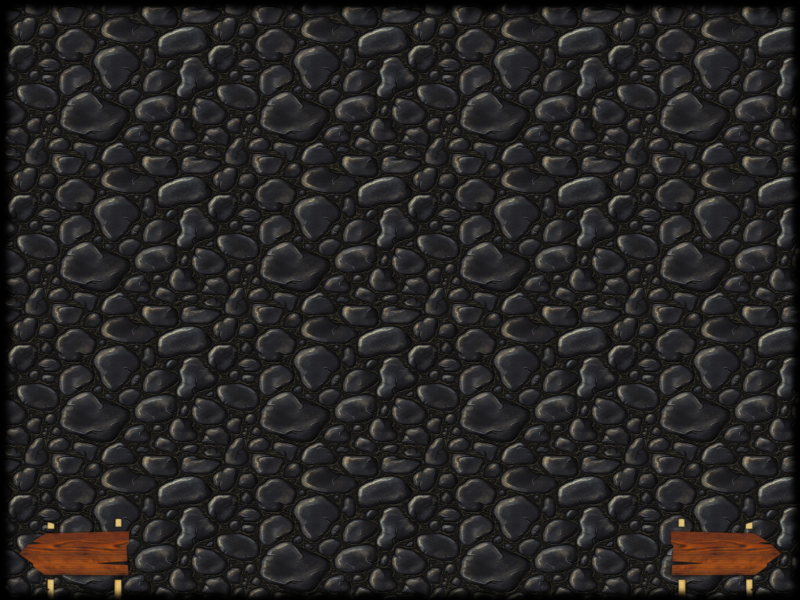
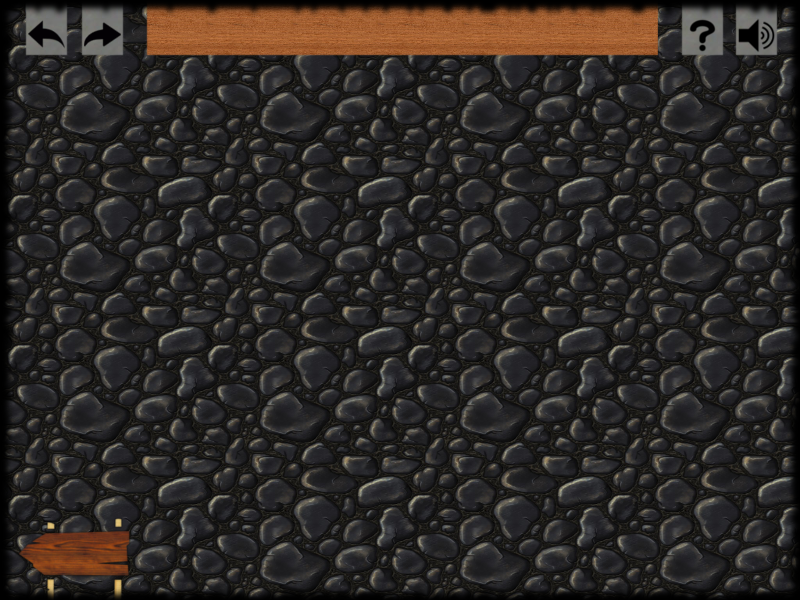
Revision of a layered 800×600 image; what changed, layer by layer:
added layer "undo2" above "undo1" over (x1=28, y1=20, x2=65, y2=49)
added layer "undo1" above "redo2" over (x1=25, y1=2, x2=68, y2=56)
added layer "redo2" above "redo1" over (x1=84, y1=22, x2=121, y2=47)
added layer "redo1" above "aide2" over (x1=81, y1=2, x2=124, y2=56)
added layer "aide2" above "aide1" over (x1=689, y1=19, x2=716, y2=52)
added layer "aide1" above "musique2" over (x1=681, y1=2, x2=724, y2=56)
added layer "musique2" above "musique1" over (x1=737, y1=18, x2=776, y2=53)
added layer "musique1" above "menu" over (x1=735, y1=2, x2=778, y2=56)
added layer "menu" above "singnMenu" over (x1=146, y1=2, x2=658, y2=56)
removed layer "singnStart" over (x1=669, y1=517, x2=782, y2=599)
